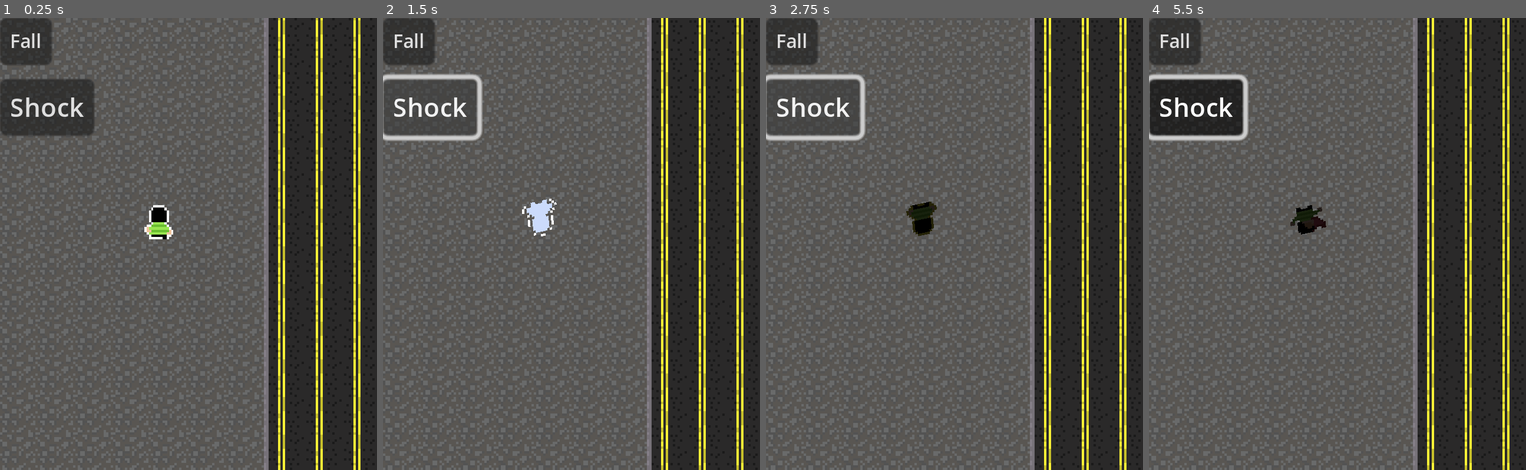
Above: before the commit, frames 1-4 (left to right).
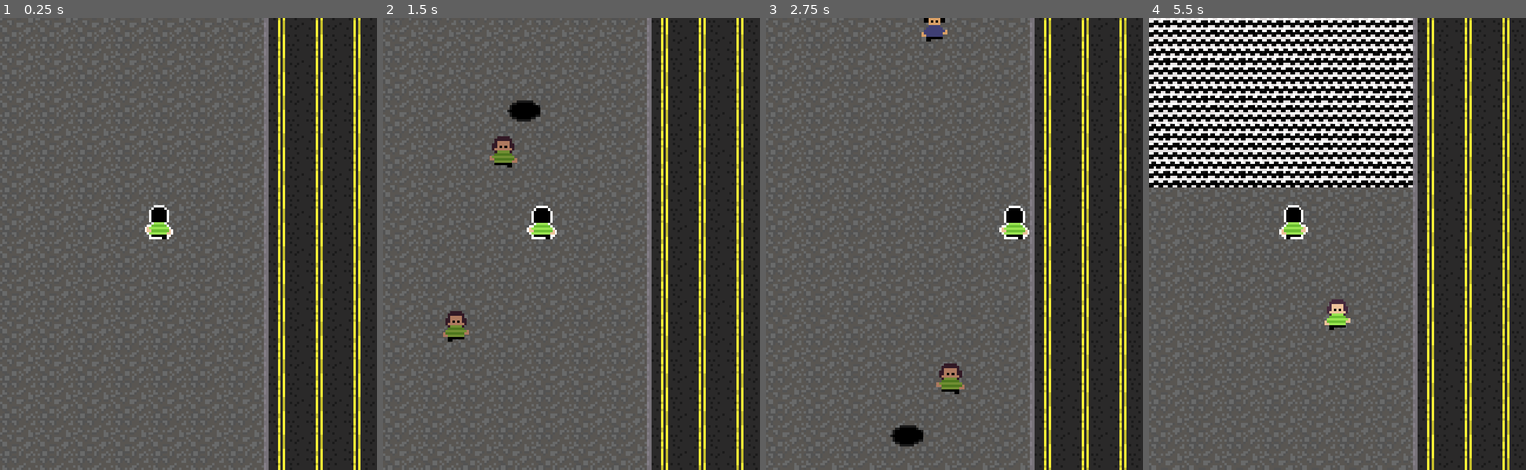
Above: after the commit, the same moments.

Repository: vitrolarium/brazilian-sidewalk
Game: Godot game, scene res://Objects/Scenes/Main.tscn
Same seed, same stepped clock (60 frames per second), same inputs: the game is played once before the commit and once after it.
Inputs (mouse positions are in pixels of both pictures, inside the frame that each line leads up to):
- Up to frame 1 (0.25 s): no input
- Up to frame 2 (1.5 s): click (409, 40) at 0.5 s, where only the run before the commit has a clickable "Fall"; click (428, 108) at 1.25 s, where only the run before the commit has a clickable "Shock"
- Up to frame 3 (2.75 s): tap Enter (ui_accept) at 2 s; hold D (move_right) from 2.03 s (still down); hold Enter (ui_accept) from 2.03 s (still down)
- Up to frame 4 (5.5 s): release D (move_right) at 2.78 s; release Enter (ui_accept) at 2.78 s; hold S (move_down) 2.78-3.53 s; tap Enter (ui_accept) at 2.85, 3.02, 3.32, 4.35, 4.52, 4.82 s; hold D (move_right) 3.53-4.28 s; hold Enter (ui_accept) 3.53-4.28 s; hold W (move_up) 4.28-5.03 s; hold A (move_left) from 5.03 s (still down); hold Enter (ui_accept) from 5.03 s (still down)

The runs differ from the first frame. In frame 1, 4.3% of the frame differs, in the area x 0-46%, y 0-49%; in frame 2, 4.7%; in frame 3, 7.1%; in frame 4, 29%, in the area x 0-96%, y 0-100%.

Commit message:
fixed bug with the spwaners codes

Diff:
--- a/Objects/Player/player.gd
+++ b/Objects/Player/player.gd
@@ -28,6 +28,9 @@
 	emit_signal("game_over")
 
 func reset():
+	print("player reset")
+	$AnimationPlayer.play("RESET")
+	$AnimationPlayer.advance(0)
 	$AnimationPlayer.play("walking")
 	is_dead = false
 
--- a/Objects/Props/hole.tscn
+++ b/Objects/Props/hole.tscn
@@ -4,7 +4,7 @@
 [ext_resource type="Texture2D" uid="uid://bgyvx2gf3wqun" path="res://Objects/Scenes/TILE.png" id="2_ww0ut"]
 
 [sub_resource type="CircleShape2D" id="CircleShape2D_5fwx6"]
-radius = 7.0
+radius = 6.0
 
 [node name="Prop" instance=ExtResource("1_15qbh")]
 prop_type = 1
--- a/Objects/Props/prop-spawner.gd
+++ b/Objects/Props/prop-spawner.gd
@@ -8,7 +8,11 @@
 
 var _summon_timer : Timer
 
-func activate(): _summon_timer.start()
+func activate():
+	_summon_timer.start()
+	for child in get_children():
+		if child is Area2D and child.has_method("activate"):
+			child.activate()
 
 func deactivate(stop_props := false):
 	_summon_timer.stop()
--- a/Objects/Scenes/Main.gd
+++ b/Objects/Scenes/Main.gd
@@ -1,10 +1,13 @@
 extends Node2D
 
+var is_game_over = false
 
 func start_game():
+	print("game started")
 	$SidewalkManager.is_enabled = true
 	$WalkingPeopleSpawner.activate()
 	$PropSpawner.activate()
+	$Player.reset()
 	$Player.show()
 
 func stop_game(reason : String):
@@ -16,14 +19,12 @@
 func _ready() -> void:
 	start_game()
 
-func _on_die_pressed() -> void:
-	stop_game("fall")
+func _on_player_game_over() -> void:
+	$SidewalkManager.is_enabled = false
+	$PropSpawner.deactivate(true)
+	$WalkingPeopleSpawner.deactivate(true)
+	is_game_over = true
 
-func _on_shock_pressed() -> void:
-	stop_game("shock")
-
-
-func _on_player_game_over() -> void:
-	$PropSpawner.deactivate(true)
-	$SidewalkManager.is_enabled = false
-	$WalkingPeopleSpawner.deactivate(true)
+func _unhandled_key_input(event: InputEvent) -> void:
+	if event.is_pressed() and event.is_action_pressed("ui_accept"):
+		start_game()
--- a/Objects/Scenes/Main.tscn
+++ b/Objects/Scenes/Main.tscn
@@ -24,19 +24,4 @@
 [node name="Player" parent="." instance=ExtResource("2_diuxg")]
 position = Vector2(67, 94)
 
-[node name="die" type="Button" parent="."]
-offset_right = 8.0
-offset_bottom = 8.0
-theme_override_font_sizes/font_size = 8
-text = "Fall"
-
-[node name="shock" type="Button" parent="."]
-offset_top = 26.0
-offset_right = 40.0
-offset_bottom = 50.0
-theme_override_font_sizes/font_size = 11
-text = "Shock"
-
 [connection signal="game_over" from="Player" to="." method="_on_player_game_over"]
-[connection signal="pressed" from="die" to="." method="_on_die_pressed"]
-[connection signal="pressed" from="shock" to="." method="_on_shock_pressed"]
--- a/Objects/WalkingPeoples/walking_people_spawner.gd
+++ b/Objects/WalkingPeoples/walking_people_spawner.gd
@@ -12,7 +12,11 @@
 
 var _summon_timer : Timer
 
-func activate(): _summon_timer.start()
+func activate():
+	_summon_timer.start()
+	for child in get_children():
+		if child is CharacterBody2D and child.has_method("activate"):
+			child.activate()
 
 func deactivate(stop_peoples := false):
 	_summon_timer.stop()
